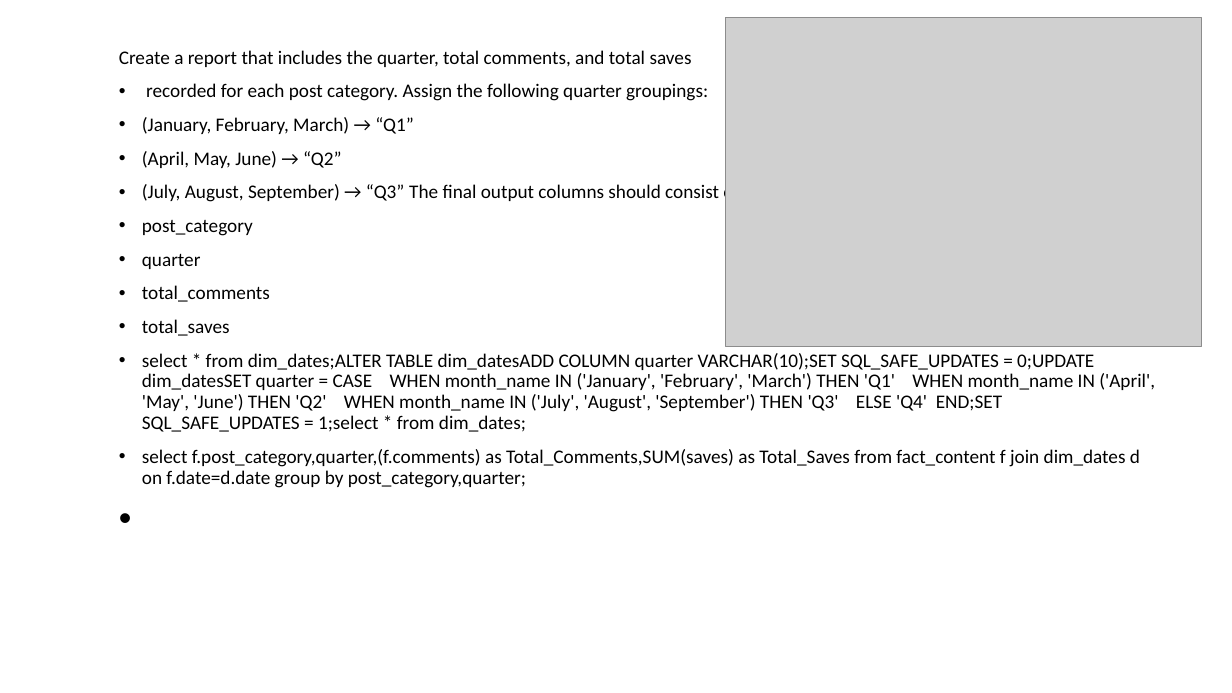
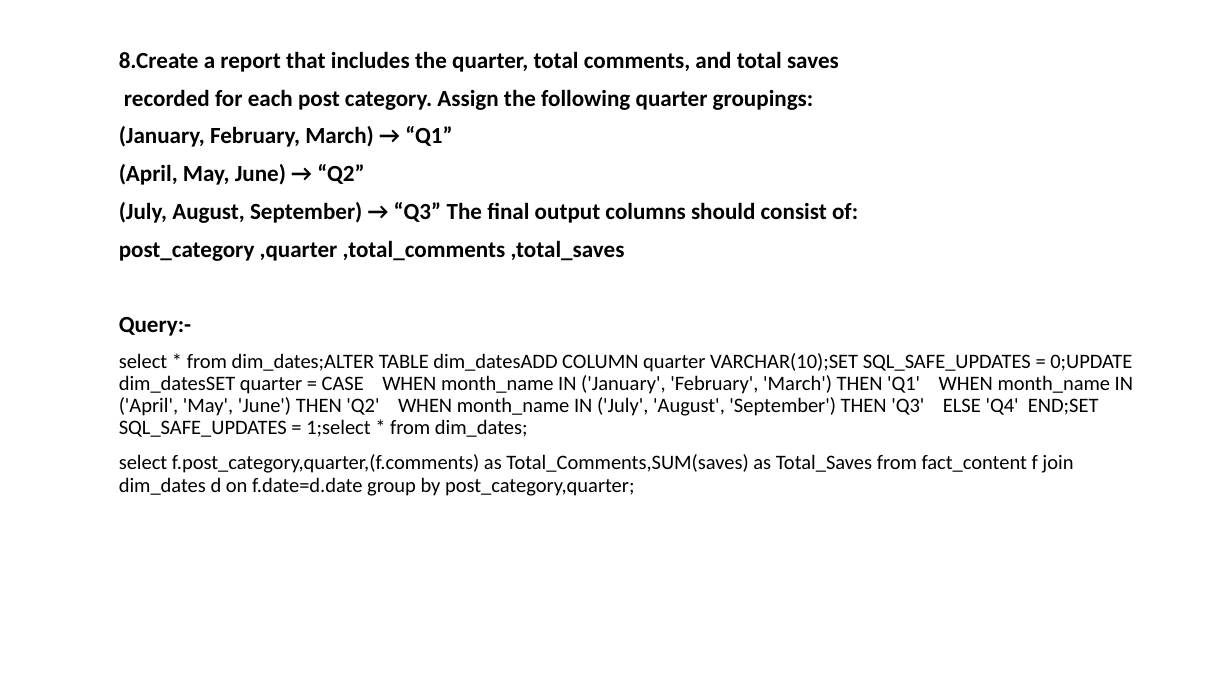
Before and after one commit to Viraj0212/Tech-Instagram-Influencer-Analysis, a slide deck: slide 9 of Tech Instagram Influencer Analysis.pptx. Drawn at 1232x693 pixels with LibreOffice and Linux fonts; fonts in the diff are those of the drawing; grey boxes stand for pictures. Boxes give left, top, right and bottom in pixels: in the first picture for what was removed or moved away, otherwise in the second. Text is boxed around its words. In the diff, an @@ line names an element or a change of style, - is before the commit and + after.

```diff
--- a/Tech Instagram Influencer Analysis.pptx
+++ b/Tech Instagram Influencer Analysis.pptx
@@ picture removed at [726, 18, 1202, 347] @@
@@ text at [119, 51, 839, 72]: text changed; size 15 to 18 pt; bold on @@
-Create a report that includes the quarter, total comments, and total saves
+8.Create a report that includes the quarter, total comments, and total saves
@@ text at [119, 89, 1133, 496]: size 15 to 18 pt, bold on in "recorded for each post category. Assign the ...", "(January, February, March) → “Q1”", "(April, May, June) → “Q2”", "(July, August, September) → “Q3” The final ..."; size 15 to 16 pt in "select * from dim_dates;ALTER TABLE dim_datesADD COLUMN ...", "select f.post_category,quarter,(f.comments) as Total_Comment ..."; bullet • to none @@
@@ text at [119, 240, 625, 336]: text changed; size 15 to 18 pt; bold on @@
-• post_category
-• quarter
-• total_comments
-• total_saves
+post_category ,quarter ,total_comments ,total_saves
+Query:-
```
Also in this commit, not shown: 9 other slides changed, 2 slides added, 1 slide removed.
